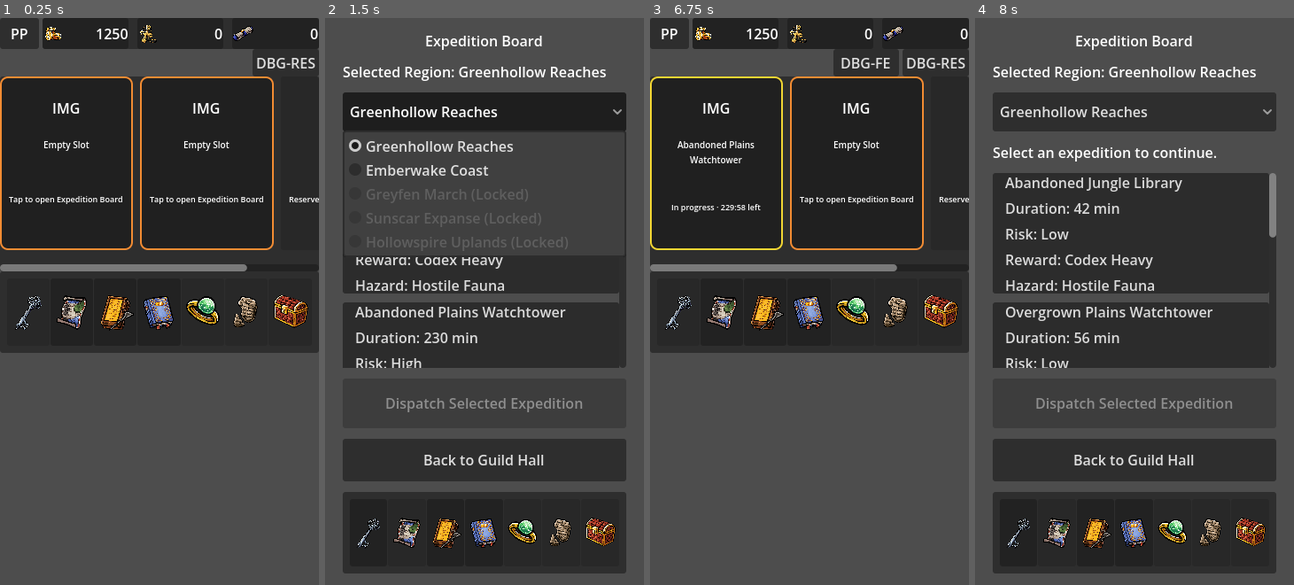
Above: before the commit, frames 1-4 (left to right).
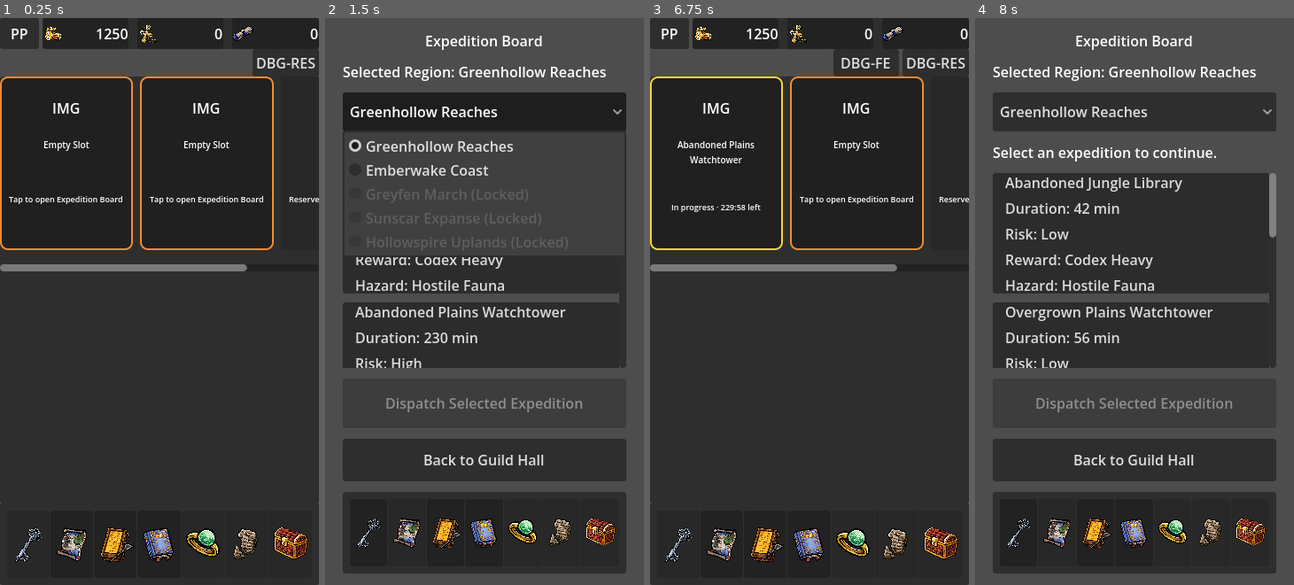
Above: after the commit, the same moments.

Repository: Navandis/expedition-guild-idle
Game: Godot game, scene res://scenes/main/Main.tscn
Two runs of this game, one before a commit and one after it. Both use one fixed random seed, a clock stepped at 60 frames per second and the inputs below.
Inputs (mouse positions are in pixels of both pictures, inside the frame that each line leads up to):
- Up to frame 1 (0.25 s): no input
- Up to frame 2 (1.5 s): click (391, 165) at 0.5 s; click "Greenhollow Reaches" at 1.25 s
- Up to frame 3 (6.75 s): click (806, 233) at 2 s; click (806, 363) at 2.77 s; click (806, 494) at 3.52 s; click "Dispatch Selected Expedition" at 4.25 s; click "Confirm Dispatch" at 5 s; click (806, 233) at 5.77 s; click (694, 533) at 6.5 s
- Up to frame 4 (8 s): click (1182, 165) at 7.25 s

The runs differ from the first frame. In frame 1, 43% of the frame differs, in the area x 0-100%, y 44-100%; in frame 2, nothing differs; in frame 3, 43%; in frame 4, nothing differs.

Commit message:
Keep Guild Hall body expanded while bounding scroller

Diff:
--- a/scenes/guild_hall/GuildHall.tscn
+++ b/scenes/guild_hall/GuildHall.tscn
@@ -151,6 +151,7 @@
 [node name="ExpeditionSectionPanel" type="PanelContainer" parent="SafeArea/RootColumn" unique_id=570001011]
 custom_minimum_size = Vector2(0, 220)
 layout_mode = 2
+size_flags_vertical = 3
 
 [node name="ExpeditionSectionMargin" type="MarginContainer" parent="SafeArea/RootColumn/ExpeditionSectionPanel" unique_id=570001012]
 layout_mode = 2
@@ -159,26 +160,29 @@
 theme_override_constants/margin_right = 0
 theme_override_constants/margin_bottom = 0
 
-[node name="ExpeditionSlotsScroller" type="ScrollContainer" parent="SafeArea/RootColumn/ExpeditionSectionPanel/ExpeditionSectionMargin" unique_id=570001013]
+[node name="ExpeditionSectionColumn" type="VBoxContainer" parent="SafeArea/RootColumn/ExpeditionSectionPanel/ExpeditionSectionMargin" unique_id=1370000004]
+layout_mode = 2
+size_flags_vertical = 3
+
+[node name="ExpeditionSlotsScroller" type="ScrollContainer" parent="SafeArea/RootColumn/ExpeditionSectionPanel/ExpeditionSectionMargin/ExpeditionSectionColumn" unique_id=570001013]
 custom_minimum_size = Vector2(0, 220)
 layout_mode = 2
 size_flags_horizontal = 3
-size_flags_vertical = 1
 horizontal_scroll_mode = 1
 vertical_scroll_mode = 0
 
-[node name="ExpeditionSlotsRow" type="HBoxContainer" parent="SafeArea/RootColumn/ExpeditionSectionPanel/ExpeditionSectionMargin/ExpeditionSlotsScroller" unique_id=570001014]
+[node name="ExpeditionSlotsRow" type="HBoxContainer" parent="SafeArea/RootColumn/ExpeditionSectionPanel/ExpeditionSectionMargin/ExpeditionSectionColumn/ExpeditionSlotsScroller" unique_id=570001014]
 custom_minimum_size = Vector2(468, 0)
 layout_mode = 2
 theme_override_constants/separation = 8
 
-[node name="SlotOneCard" type="Button" parent="SafeArea/RootColumn/ExpeditionSectionPanel/ExpeditionSectionMargin/ExpeditionSlotsScroller/ExpeditionSlotsRow" unique_id=1205453616]
+[node name="SlotOneCard" type="Button" parent="SafeArea/RootColumn/ExpeditionSectionPanel/ExpeditionSectionMargin/ExpeditionSectionColumn/ExpeditionSlotsScroller/ExpeditionSlotsRow" unique_id=1205453616]
 custom_minimum_size = Vector2(150, 196)
 layout_mode = 2
 size_flags_horizontal = 3
 size_flags_vertical = 3
 
-[node name="Margin" type="MarginContainer" parent="SafeArea/RootColumn/ExpeditionSectionPanel/ExpeditionSectionMargin/ExpeditionSlotsScroller/ExpeditionSlotsRow/SlotOneCard" unique_id=1849938802]
+[node name="Margin" type="MarginContainer" parent="SafeArea/RootColumn/ExpeditionSectionPanel/ExpeditionSectionMargin/ExpeditionSectionColumn/ExpeditionSlotsScroller/ExpeditionSlotsRow/SlotOneCard" unique_id=1849938802]
 layout_mode = 1
 anchors_preset = 15
 anchor_right = 1.0
@@ -191,13 +195,13 @@
 theme_override_constants/margin_right = 8
 theme_override_constants/margin_bottom = 8
 
-[node name="Content" type="VBoxContainer" parent="SafeArea/RootColumn/ExpeditionSectionPanel/ExpeditionSectionMargin/ExpeditionSlotsScroller/ExpeditionSlotsRow/SlotOneCard/Margin" unique_id=1742571574]
+[node name="Content" type="VBoxContainer" parent="SafeArea/RootColumn/ExpeditionSectionPanel/ExpeditionSectionMargin/ExpeditionSectionColumn/ExpeditionSlotsScroller/ExpeditionSlotsRow/SlotOneCard/Margin" unique_id=1742571574]
 layout_mode = 2
 size_flags_vertical = 3
 mouse_filter = 2
 theme_override_constants/separation = 6
 
-[node name="SlotOneImagePlaceholder" type="Label" parent="SafeArea/RootColumn/ExpeditionSectionPanel/ExpeditionSectionMargin/ExpeditionSlotsScroller/ExpeditionSlotsRow/SlotOneCard/Margin/Content" unique_id=1361455259]
+[node name="SlotOneImagePlaceholder" type="Label" parent="SafeArea/RootColumn/ExpeditionSectionPanel/ExpeditionSectionMargin/ExpeditionSectionColumn/ExpeditionSlotsScroller/ExpeditionSlotsRow/SlotOneCard/Margin/Content" unique_id=1361455259]
 custom_minimum_size = Vector2(0, 56)
 layout_mode = 2
 size_flags_vertical = 1
@@ -206,7 +210,7 @@
 horizontal_alignment = 1
 vertical_alignment = 1
 
-[node name="SlotOneNameLabel" type="Label" parent="SafeArea/RootColumn/ExpeditionSectionPanel/ExpeditionSectionMargin/ExpeditionSlotsScroller/ExpeditionSlotsRow/SlotOneCard/Margin/Content" unique_id=980786867]
+[node name="SlotOneNameLabel" type="Label" parent="SafeArea/RootColumn/ExpeditionSectionPanel/ExpeditionSectionMargin/ExpeditionSectionColumn/ExpeditionSlotsScroller/ExpeditionSlotsRow/SlotOneCard/Margin/Content" unique_id=980786867]
 layout_mode = 2
 mouse_filter = 2
 text = "Empty Slot"
@@ -215,7 +219,7 @@
 theme_override_font_sizes/font_size = 10
 max_lines_visible = 2
 
-[node name="SlotOneStateLabel" type="Label" parent="SafeArea/RootColumn/ExpeditionSectionPanel/ExpeditionSectionMargin/ExpeditionSlotsScroller/ExpeditionSlotsRow/SlotOneCard/Margin/Content" unique_id=1411912238]
+[node name="SlotOneStateLabel" type="Label" parent="SafeArea/RootColumn/ExpeditionSectionPanel/ExpeditionSectionMargin/ExpeditionSectionColumn/ExpeditionSlotsScroller/ExpeditionSlotsRow/SlotOneCard/Margin/Content" unique_id=1411912238]
 layout_mode = 2
 size_flags_vertical = 3
 mouse_filter = 2
@@ -226,13 +230,13 @@
 theme_override_font_sizes/font_size = 9
 max_lines_visible = 4
 
-[node name="SlotTwoCard" type="Button" parent="SafeArea/RootColumn/ExpeditionSectionPanel/ExpeditionSectionMargin/ExpeditionSlotsScroller/ExpeditionSlotsRow" unique_id=1241231002]
+[node name="SlotTwoCard" type="Button" parent="SafeArea/RootColumn/ExpeditionSectionPanel/ExpeditionSectionMargin/ExpeditionSectionColumn/ExpeditionSlotsScroller/ExpeditionSlotsRow" unique_id=1241231002]
 custom_minimum_size = Vector2(150, 196)
 layout_mode = 2
 size_flags_horizontal = 3
 size_flags_vertical = 3
 
-[node name="Margin" type="MarginContainer" parent="SafeArea/RootColumn/ExpeditionSectionPanel/ExpeditionSectionMargin/ExpeditionSlotsScroller/ExpeditionSlotsRow/SlotTwoCard" unique_id=1880540343]
+[node name="Margin" type="MarginContainer" parent="SafeArea/RootColumn/ExpeditionSectionPanel/ExpeditionSectionMargin/ExpeditionSectionColumn/ExpeditionSlotsScroller/ExpeditionSlotsRow/SlotTwoCard" unique_id=1880540343]
 layout_mode = 1
 anchors_preset = 15
 anchor_right = 1.0
@@ -245,13 +249,13 @@
 theme_override_constants/margin_right = 8
 theme_override_constants/margin_bottom = 8
 
-[node name="Content" type="VBoxContainer" parent="SafeArea/RootColumn/ExpeditionSectionPanel/ExpeditionSectionMargin/ExpeditionSlotsScroller/ExpeditionSlotsRow/SlotTwoCard/Margin" unique_id=2041278820]
+[node name="Content" type="VBoxContainer" parent="SafeArea/RootColumn/ExpeditionSectionPanel/ExpeditionSectionMargin/ExpeditionSectionColumn/ExpeditionSlotsScroller/ExpeditionSlotsRow/SlotTwoCard/Margin" unique_id=2041278820]
 layout_mode = 2
 size_flags_vertical = 3
 mouse_filter = 2
 theme_override_constants/separation = 6
 
-[node name="SlotTwoImagePlaceholder" type="Label" parent="SafeArea/RootColumn/ExpeditionSectionPanel/ExpeditionSectionMargin/ExpeditionSlotsScroller/ExpeditionSlotsRow/SlotTwoCard/Margin/Content" unique_id=1948435946]
+[node name="SlotTwoImagePlaceholder" type="Label" parent="SafeArea/RootColumn/ExpeditionSectionPanel/ExpeditionSectionMargin/ExpeditionSectionColumn/ExpeditionSlotsScroller/ExpeditionSlotsRow/SlotTwoCard/Margin/Content" unique_id=1948435946]
 custom_minimum_size = Vector2(0, 56)
 layout_mode = 2
 size_flags_vertical = 1
@@ -260,7 +264,7 @@
 horizontal_alignment = 1
 vertical_alignment = 1
 
-[node name="SlotTwoNameLabel" type="Label" parent="SafeArea/RootColumn/ExpeditionSectionPanel/ExpeditionSectionMargin/ExpeditionSlotsScroller/ExpeditionSlotsRow/SlotTwoCard/Margin/Content" unique_id=1361604704]
+[node name="SlotTwoNameLabel" type="Label" parent="SafeArea/RootColumn/ExpeditionSectionPanel/ExpeditionSectionMargin/ExpeditionSectionColumn/ExpeditionSlotsScroller/ExpeditionSlotsRow/SlotTwoCard/Margin/Content" unique_id=1361604704]
 layout_mode = 2
 mouse_filter = 2
 text = "Empty Slot"
@@ -269,7 +273,7 @@
 theme_override_font_sizes/font_size = 10
 max_lines_visible = 2
 
-[node name="SlotTwoStateLabel" type="Label" parent="SafeArea/RootColumn/ExpeditionSectionPanel/ExpeditionSectionMargin/ExpeditionSlotsScroller/ExpeditionSlotsRow/SlotTwoCard/Margin/Content" unique_id=760266556]
+[node name="SlotTwoStateLabel" type="Label" parent="SafeArea/RootColumn/ExpeditionSectionPanel/ExpeditionSectionMargin/ExpeditionSectionColumn/ExpeditionSlotsScroller/ExpeditionSlotsRow/SlotTwoCard/Margin/Content" unique_id=760266556]
 layout_mode = 2
 size_flags_vertical = 3
 mouse_filter = 2
@@ -280,14 +284,14 @@
 theme_override_font_sizes/font_size = 9
 max_lines_visible = 4
 
-[node name="SlotThreeCard" type="Button" parent="SafeArea/RootColumn/ExpeditionSectionPanel/ExpeditionSectionMargin/ExpeditionSlotsScroller/ExpeditionSlotsRow" unique_id=570001015]
+[node name="SlotThreeCard" type="Button" parent="SafeArea/RootColumn/ExpeditionSectionPanel/ExpeditionSectionMargin/ExpeditionSectionColumn/ExpeditionSlotsScroller/ExpeditionSlotsRow" unique_id=570001015]
 custom_minimum_size = Vector2(150, 196)
 layout_mode = 2
 size_flags_horizontal = 3
 size_flags_vertical = 3
 disabled = true
 
-[node name="Margin" type="MarginContainer" parent="SafeArea/RootColumn/ExpeditionSectionPanel/ExpeditionSectionMargin/ExpeditionSlotsScroller/ExpeditionSlotsRow/SlotThreeCard" unique_id=570001016]
+[node name="Margin" type="MarginContainer" parent="SafeArea/RootColumn/ExpeditionSectionPanel/ExpeditionSectionMargin/ExpeditionSectionColumn/ExpeditionSlotsScroller/ExpeditionSlotsRow/SlotThreeCard" unique_id=570001016]
 layout_mode = 1
 anchors_preset = 15
 anchor_right = 1.0
@@ -300,13 +304,13 @@
 theme_override_constants/margin_right = 8
 theme_override_constants/margin_bottom = 8
 
-[node name="Content" type="VBoxContainer" parent="SafeArea/RootColumn/ExpeditionSectionPanel/ExpeditionSectionMargin/ExpeditionSlotsScroller/ExpeditionSlotsRow/SlotThreeCard/Margin" unique_id=570001017]
+[node name="Content" type="VBoxContainer" parent="SafeArea/RootColumn/ExpeditionSectionPanel/ExpeditionSectionMargin/ExpeditionSectionColumn/ExpeditionSlotsScroller/ExpeditionSlotsRow/SlotThreeCard/Margin" unique_id=570001017]
 layout_mode = 2
 size_flags_vertical = 3
 mouse_filter = 2
 theme_override_constants/separation = 6
 
-[node name="SlotThreeImagePlaceholder" type="Label" parent="SafeArea/RootColumn/ExpeditionSectionPanel/ExpeditionSectionMargin/ExpeditionSlotsScroller/ExpeditionSlotsRow/SlotThreeCard/Margin/Content" unique_id=570001018]
+[node name="SlotThreeImagePlaceholder" type="Label" parent="SafeArea/RootColumn/ExpeditionSectionPanel/ExpeditionSectionMargin/ExpeditionSectionColumn/ExpeditionSlotsScroller/ExpeditionSlotsRow/SlotThreeCard/Margin/Content" unique_id=570001018]
 custom_minimum_size = Vector2(0, 56)
 layout_mode = 2
 size_flags_vertical = 1
@@ -315,7 +319,7 @@
 horizontal_alignment = 1
 vertical_alignment = 1
 
-[node name="SlotThreeNameLabel" type="Label" parent="SafeArea/RootColumn/ExpeditionSectionPanel/ExpeditionSectionMargin/ExpeditionSlotsScroller/ExpeditionSlotsRow/SlotThreeCard/Margin/Content" unique_id=570001019]
+[node name="SlotThreeNameLabel" type="Label" parent="SafeArea/RootColumn/ExpeditionSectionPanel/ExpeditionSectionMargin/ExpeditionSectionColumn/ExpeditionSlotsScroller/ExpeditionSlotsRow/SlotThreeCard/Margin/Content" unique_id=570001019]
 layout_mode = 2
 mouse_filter = 2
 text = "Locked Slot"
@@ -324,7 +328,7 @@
 theme_override_font_sizes/font_size = 10
 max_lines_visible = 2
 
-[node name="SlotThreeStateLabel" type="Label" parent="SafeArea/RootColumn/ExpeditionSectionPanel/ExpeditionSectionMargin/ExpeditionSlotsScroller/ExpeditionSlotsRow/SlotThreeCard/Margin/Content" unique_id=570001020]
+[node name="SlotThreeStateLabel" type="Label" parent="SafeArea/RootColumn/ExpeditionSectionPanel/ExpeditionSectionMargin/ExpeditionSectionColumn/ExpeditionSlotsScroller/ExpeditionSlotsRow/SlotThreeCard/Margin/Content" unique_id=570001020]
 layout_mode = 2
 size_flags_vertical = 3
 mouse_filter = 2
@@ -337,3 +341,7 @@
 
 [node name="BottomNavBar" parent="SafeArea/RootColumn" unique_id=1491293952 instance=ExtResource("2_nav")]
 layout_mode = 2
+
+[node name="ExpeditionSectionFill" type="Control" parent="SafeArea/RootColumn/ExpeditionSectionPanel/ExpeditionSectionMargin/ExpeditionSectionColumn" unique_id=1370000005]
+layout_mode = 2
+size_flags_vertical = 3
--- a/scripts/ui/GuildHallController.gd
+++ b/scripts/ui/GuildHallController.gd
@@ -16,7 +16,8 @@
 # - major dashboard panels were snapped flush to screen edges in the scene file
 #   (SafeArea margins + panel margins reduced to zero) for tighter mobile use.
 # - the expedition scroller is now bounded by fixed minimum heights in the scene
-#   so it cannot consume all vertical space and hide top/bottom dashboard UI.
+#   while the section itself still expands, which keeps BottomNav pinned as a
+#   footer on tall screens.
 # - expedition card labels now use word-wrap + smaller font sizes in the scene
 #   for compact, stable text even when expedition names are long.
 
@@ -37,12 +38,12 @@
 @onready var _codex_entries_value_label: Label = $SafeArea/RootColumn/TopPanelsRow/ResourceRowPanel/ResourceRowMargin/ResourceSlots/CodexCounter/Row/CodexEntriesValueLabel
 @onready var _debug_finish_button: Button = $SafeArea/RootColumn/TopRightToolsRow/DebugFinishButton
 @onready var _debug_reset_button: Button = $SafeArea/RootColumn/TopRightToolsRow/DebugResetButton
-@onready var _slot_one_card: Button = $SafeArea/RootColumn/ExpeditionSectionPanel/ExpeditionSectionMargin/ExpeditionSlotsScroller/ExpeditionSlotsRow/SlotOneCard
-@onready var _slot_two_card: Button = $SafeArea/RootColumn/ExpeditionSectionPanel/ExpeditionSectionMargin/ExpeditionSlotsScroller/ExpeditionSlotsRow/SlotTwoCard
-@onready var _slot_one_name_label: Label = $SafeArea/RootColumn/ExpeditionSectionPanel/ExpeditionSectionMargin/ExpeditionSlotsScroller/ExpeditionSlotsRow/SlotOneCard/Margin/Content/SlotOneNameLabel
-@onready var _slot_one_state_label: Label = $SafeArea/RootColumn/ExpeditionSectionPanel/ExpeditionSectionMargin/ExpeditionSlotsScroller/ExpeditionSlotsRow/SlotOneCard/Margin/Content/SlotOneStateLabel
-@onready var _slot_two_name_label: Label = $SafeArea/RootColumn/ExpeditionSectionPanel/ExpeditionSectionMargin/ExpeditionSlotsScroller/ExpeditionSlotsRow/SlotTwoCard/Margin/Content/SlotTwoNameLabel
-@onready var _slot_two_state_label: Label = $SafeArea/RootColumn/ExpeditionSectionPanel/ExpeditionSectionMargin/ExpeditionSlotsScroller/ExpeditionSlotsRow/SlotTwoCard/Margin/Content/SlotTwoStateLabel
+@onready var _slot_one_card: Button = $SafeArea/RootColumn/ExpeditionSectionPanel/ExpeditionSectionMargin/ExpeditionSectionColumn/ExpeditionSlotsScroller/ExpeditionSlotsRow/SlotOneCard
+@onready var _slot_two_card: Button = $SafeArea/RootColumn/ExpeditionSectionPanel/ExpeditionSectionMargin/ExpeditionSectionColumn/ExpeditionSlotsScroller/ExpeditionSlotsRow/SlotTwoCard
+@onready var _slot_one_name_label: Label = $SafeArea/RootColumn/ExpeditionSectionPanel/ExpeditionSectionMargin/ExpeditionSectionColumn/ExpeditionSlotsScroller/ExpeditionSlotsRow/SlotOneCard/Margin/Content/SlotOneNameLabel
+@onready var _slot_one_state_label: Label = $SafeArea/RootColumn/ExpeditionSectionPanel/ExpeditionSectionMargin/ExpeditionSectionColumn/ExpeditionSlotsScroller/ExpeditionSlotsRow/SlotOneCard/Margin/Content/SlotOneStateLabel
+@onready var _slot_two_name_label: Label = $SafeArea/RootColumn/ExpeditionSectionPanel/ExpeditionSectionMargin/ExpeditionSectionColumn/ExpeditionSlotsScroller/ExpeditionSlotsRow/SlotTwoCard/Margin/Content/SlotTwoNameLabel
+@onready var _slot_two_state_label: Label = $SafeArea/RootColumn/ExpeditionSectionPanel/ExpeditionSectionMargin/ExpeditionSectionColumn/ExpeditionSlotsScroller/ExpeditionSlotsRow/SlotTwoCard/Margin/Content/SlotTwoStateLabel
 @onready var _bottom_nav: BottomNavBar = $SafeArea/RootColumn/BottomNavBar
 
 var _expedition_manager: ExpeditionManager
